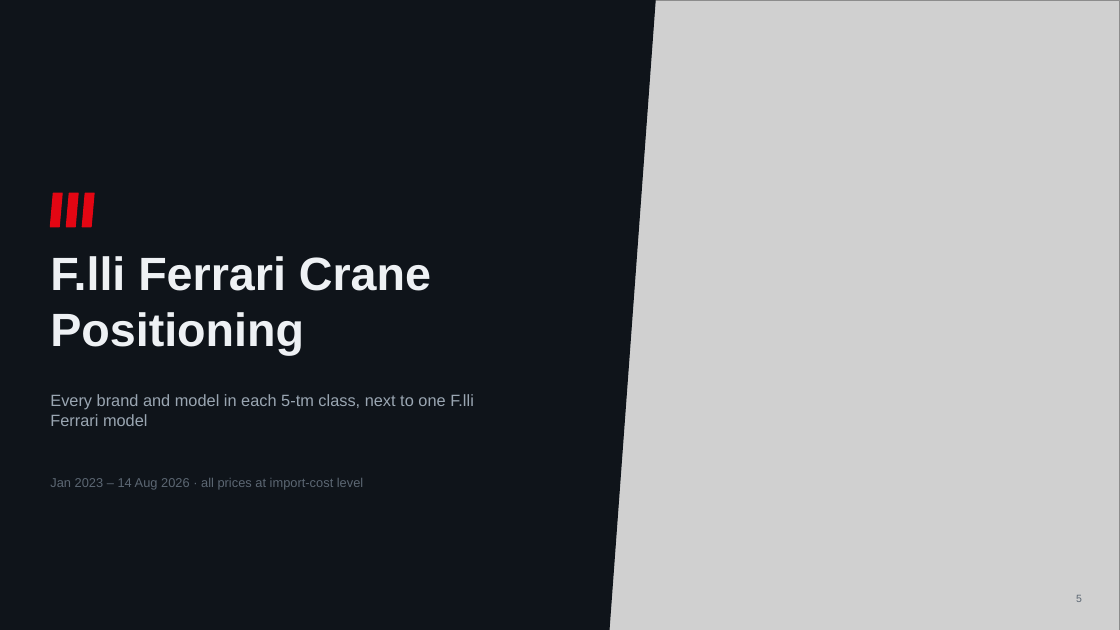
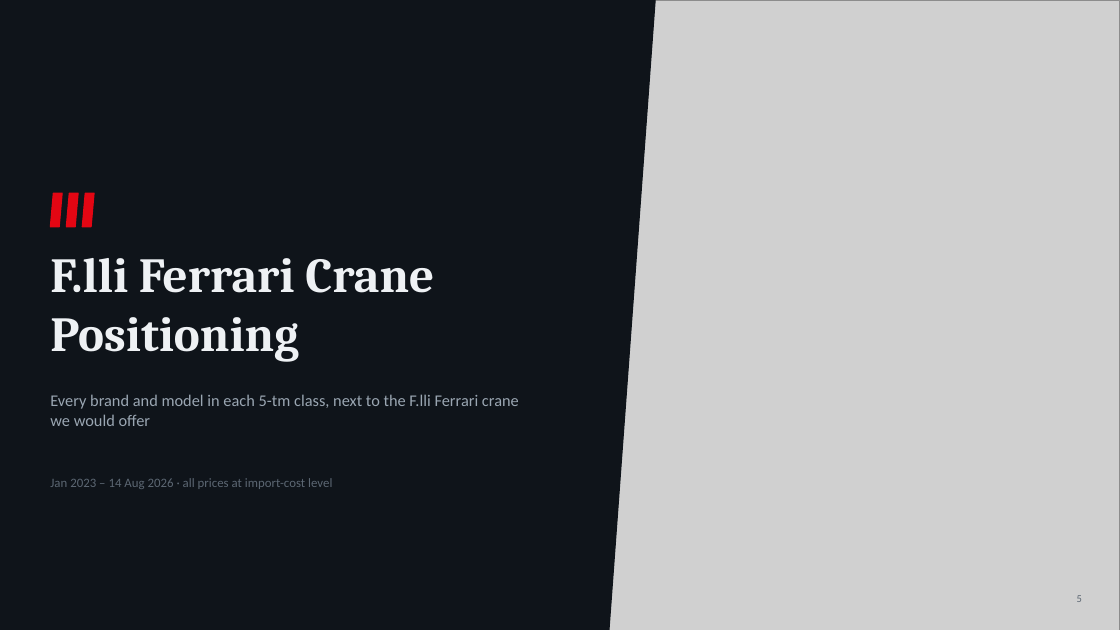
Before and after one commit to Godson7777/Ferarri_Crane_Tiberias, a slide deck: slide 6 of slides/Flli_Ferrari_Market_Strategy_v5.pptx. Drawn at 1120x630 pixels with LibreOffice and Linux fonts; fonts in the diff are those of the drawing; grey boxes stand for pictures. Boxes give left, top, right and bottom in pixels: in the first picture for what was removed or moved away, otherwise in the second. Text is boxed around its words. In the diff, an @@ line names an element or a change of style, - is before the commit and + after.

```diff
--- a/slides/Flli_Ferrari_Market_Strategy_v5.pptx
+++ b/slides/Flli_Ferrari_Market_Strategy_v5.pptx
@@ text "F.lli Ferrari Crane Positioning" at [50, 258, 434, 362]: size 40 to 42 pt, font Arial to Cambria @@
@@ text at [50, 394, 519, 426]: text changed; font Arial to Calibri @@
-Every brand and model in each 5-tm class, next to one F.lli Ferrari model
+Every brand and model in each 5-tm class, next to the F.lli Ferrari crane we would offer
@@ text "Jan 2023 – 14 Aug ..." at [50, 478, 332, 489]: font Arial to Calibri @@
@@ text "5" at [1077, 595, 1082, 602]: font Arial to Calibri @@
```
Also in this commit, not shown: 11 other slides changed, 2 slides added, 7 other files.
